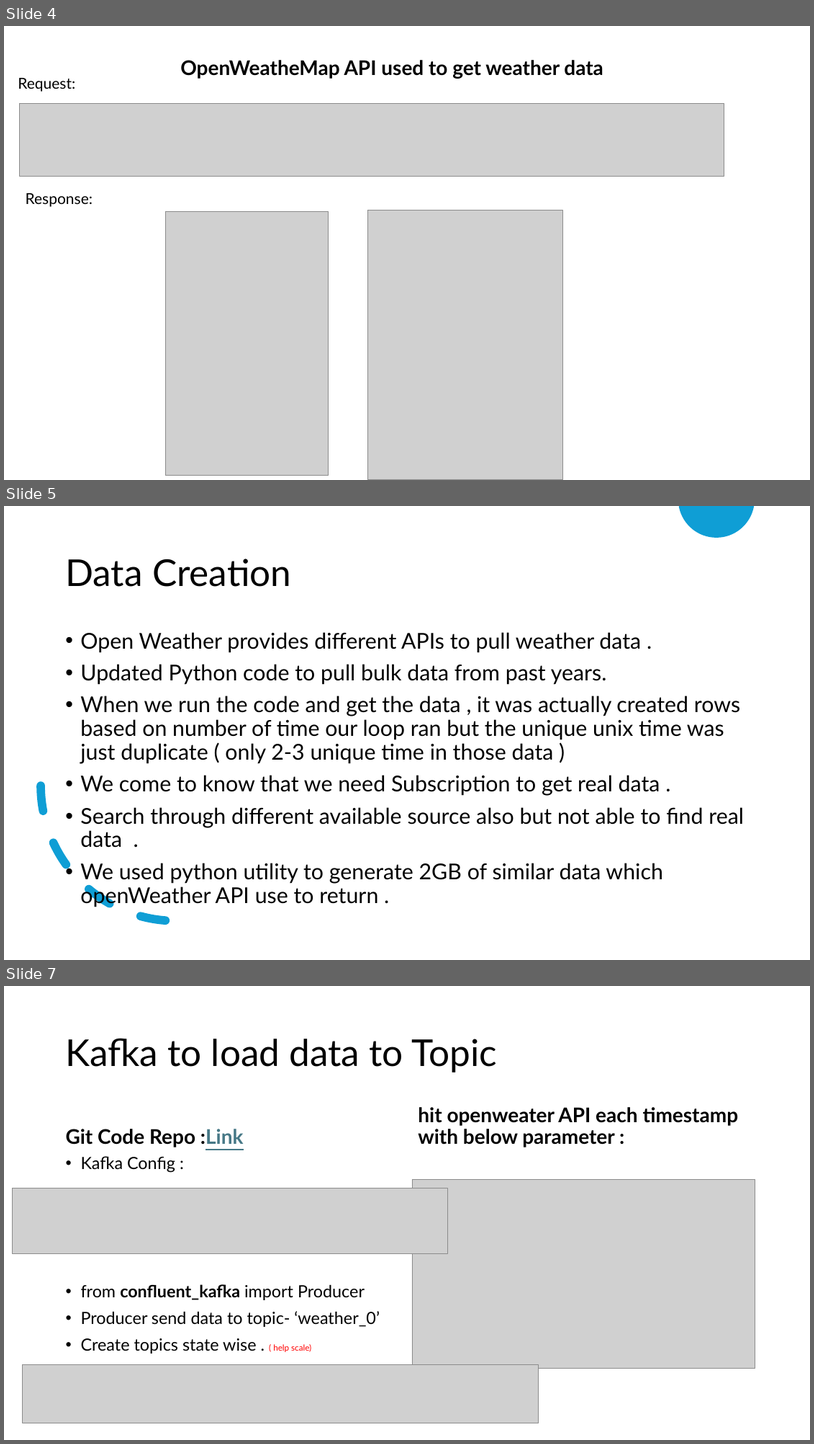
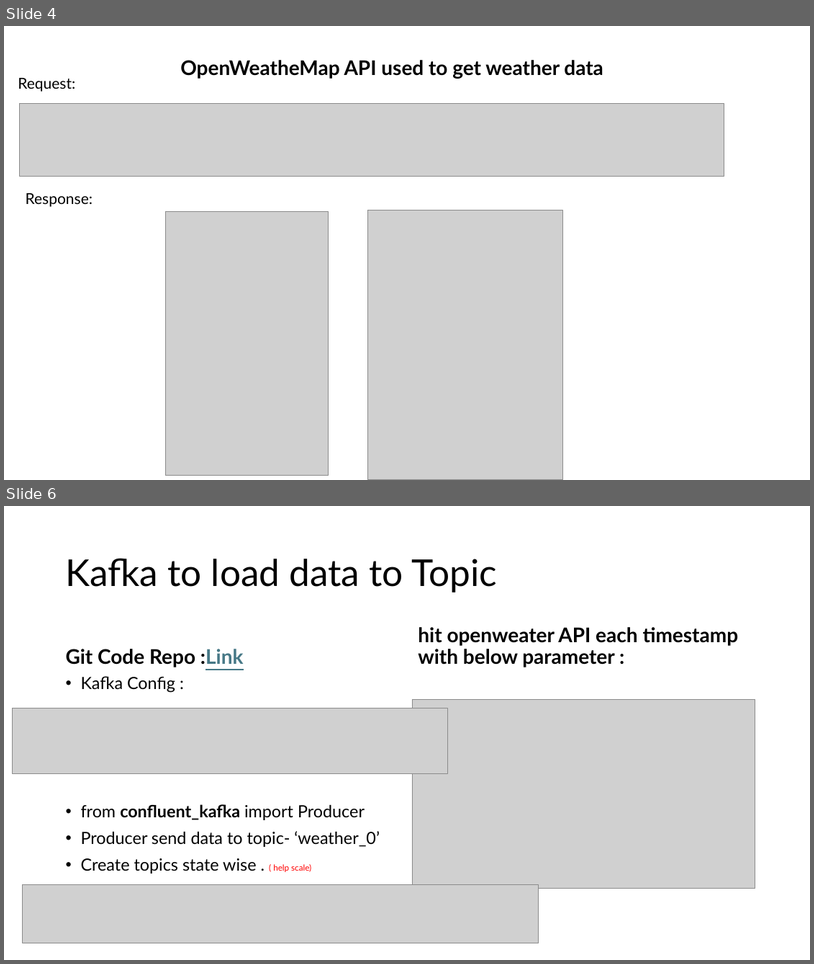
Before and after one commit to cksinghnet/Weather-Based-Grid-Optimization, a slide deck: DataEnggFinalProjectPPT.pptx. Shown one above the other, each under a label of ours: slides 4, 5 and 7 before the commit, slides 4 and 6 after it; the slides between them are not shown. The pictures are 814x1444 and 814x964 pixels, drawn with LibreOffice and Linux fonts; fonts in the diff are those of the drawing; grey boxes stand for pictures. Boxes give left, top, right and bottom in pixels: in the first picture for what was removed or moved away, otherwise in the second. Text is boxed around its words. In the diff, an @@ line names an element or a change of style, - is before the commit and + after.

Commit message:
Updated PPT

```diff
--- a/DataEnggFinalProjectPPT.pptx
+++ b/DataEnggFinalProjectPPT.pptx
@@ slide 5 removed at (4, 506, 810, 960), background #FFFFFF @@
@@ freeform shape removed at (679, 506, 754, 538) @@
@@ title removed at (65, 559, 291, 587) @@
-Data Creation
@@ text removed at (80, 632, 744, 906) @@
-• Open Weather provides different APIs to pull weather data .
-• Updated Python code to pull bulk data from past years.
-• When we run the code and get the data , it was actually created rows based on number of time our loop ran but the unique unix time was just duplicate ( only 2-3 unique time in those data )
-• We come to know that we need Subscription to get real data .
-• Search through different available source also but not able to find real data .
-• We used python utility to generate 2GB of similar data which openWeather API use to return .
@@ arc (boxed as its full ellipse) removed at (41, 651, 311, 921) @@
@@ what was slide 7 is now slide 6 @@
```
Also in this commit, not shown: 2 slides added, 1 other slide removed.
